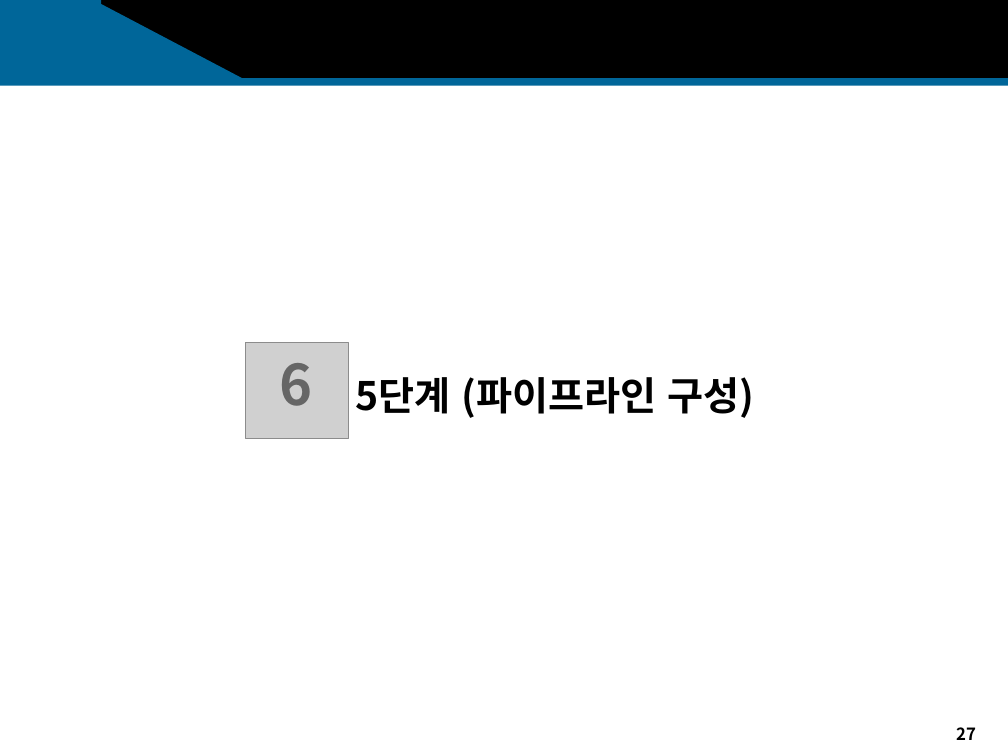
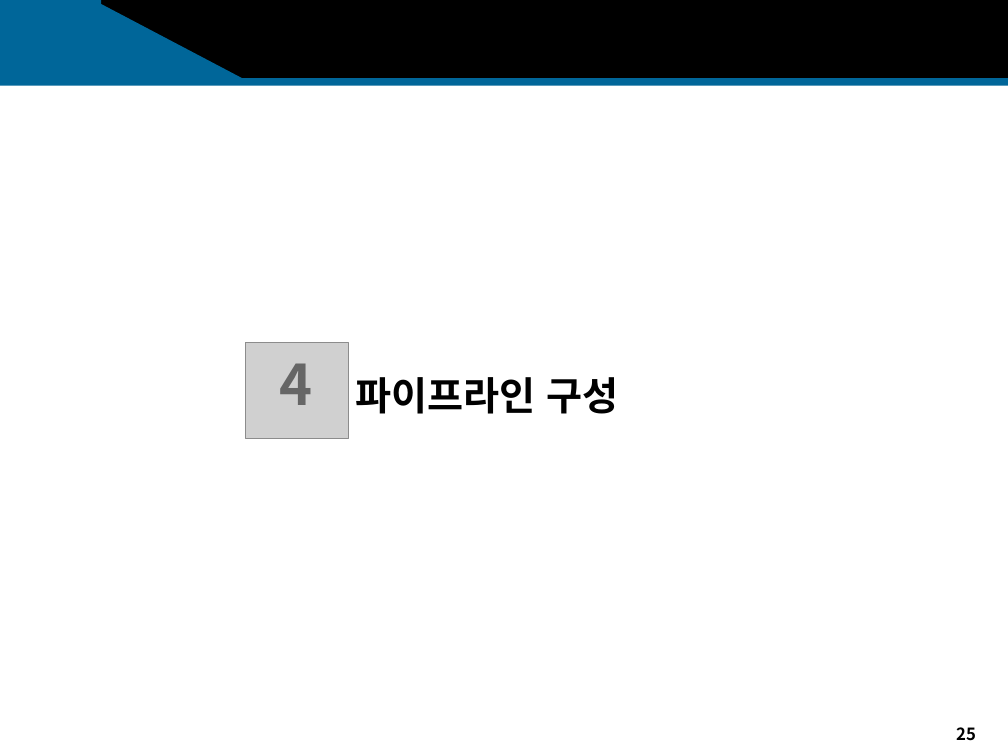
Before and after one commit to sakura09040904/Portfolio, a slide deck: slide 25 of 2. 1학년2학기/1. 어프렌티스 프로젝트/11주차_기말프로젝트/11주차_과제_발표자료.pptx (slide 27 before the commit). Drawn at 1008x756 pixels with LibreOffice and Linux fonts; fonts in the diff are those of the drawing; grey boxes stand for pictures; background and template pictures are left out. Boxes give left, top, right and bottom in pixels: in the first picture for what was removed or moved away, otherwise in the second. Text is boxed around its words. In the diff, an @@ line names an element or a change of style, - is before the commit and + after.

```diff
--- a/2. 1학년2학기/1. 어프렌티스 프로젝트/11주차_기말프로젝트/11주차_과제_발표자료.pptx
+++ b/2. 1학년2학기/1. 어프렌티스 프로젝트/11주차_기말프로젝트/11주차_과제_발표자료.pptx
@@ text at box(279, 363, 312, 405): text changed @@
-6
+4
@@ text at box(355, 377, 618, 414): text changed @@
-5단계 (파이프라인 구성)
+파이프라인 구성
@@ page number at box(956, 727, 976, 741): text changed @@
-27
+25
```
Also in this commit, not shown: 20 other slides changed, 1 slide added, 4 slides removed, 2 other files.
